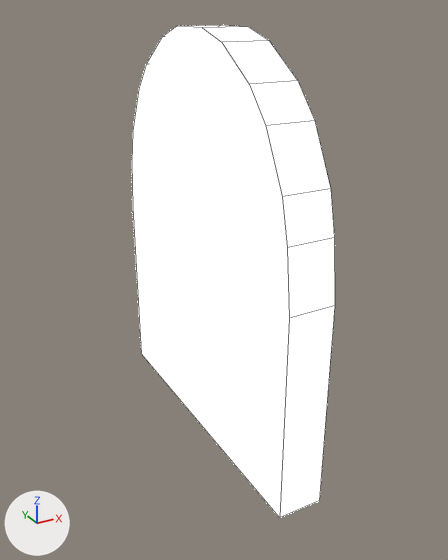
An edit to the FBX model Assets/Evan Game Kits/Arts/3D/Door/Door.fbx, drawn before and after from the same camera.
Before and after are seen from a 50 mm lens placed at (26.79, -12.45, 2.05), pointed at (28.62, -9.12, 0.39). The axes (+X, +Y, +Z) are drawn at lower left. The lights are the same throughout. Mesh edges are drawn as thin lines. Where no turn or scale is listed for an object, it has been applied to the vertices.

In view in the first picture: 'Cube.014_slice.002'.
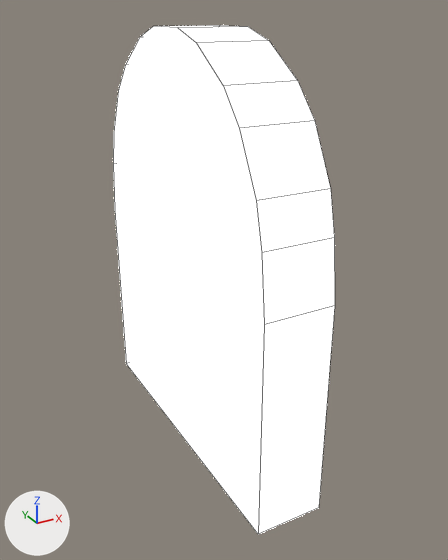
The newer file is also turned or shifted as a whole; pictures and numbers use the older file's frame.

Location of each change, [x1, y1, x2, y2] in pixels of the pictures (448 x 560 px; the box of a moved part takes in the faces that stretch with it):
'Cube.014_slice.002', reshaped (9% wider): before [132, 25, 335, 518]; after [113, 25, 335, 534]
part 1 of me_cube_014_slice_005, moved or reshaped: before [132, 26, 289, 518]; after [113, 26, 264, 533]
part 2 of me_cube_014_slice_005, moved or reshaped: before [183, 25, 335, 318]; after [154, 25, 335, 325]
part 3 of me_cube_014_slice_005, moved or reshaped: before [280, 306, 335, 518]; after [258, 306, 335, 534]

The change, as a list of edits to the scene's bpy script:
```text
Change me_cube_014_slice_005:
    where me_cube_014_slice_005.from_pydata(...)  # 32 vertices, 18 faces; spans x -0.03..0.26, y -4.1..-1.88, z 0.01..2.73
    used by ob_cube_014_slice_002; location = (28.5, -6.0, -0.783)
    me_cube_014_slice_005 part 1: all 2 vertices in x -0.03, y -4.1..-1.88, z 0.01 are moved by (-0.15, 0.0, -0.06)
    me_cube_014_slice_005 part 2: all 14 vertices in x -0.03, y -4.1..-1.88, z 1.36..2.73 are moved by (-0.15, 0.0, 0.0)
    me_cube_014_slice_005 part 3: all 2 vertices in x 0.26, y -4.1..-1.88, z 0.01 are moved by (0.0, 0.0, -0.06)
```
